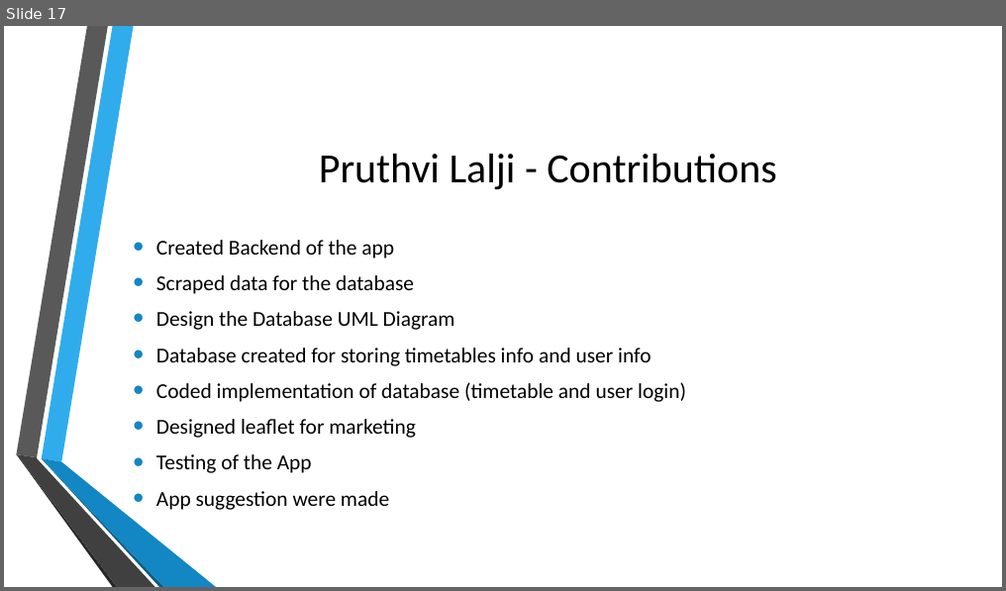
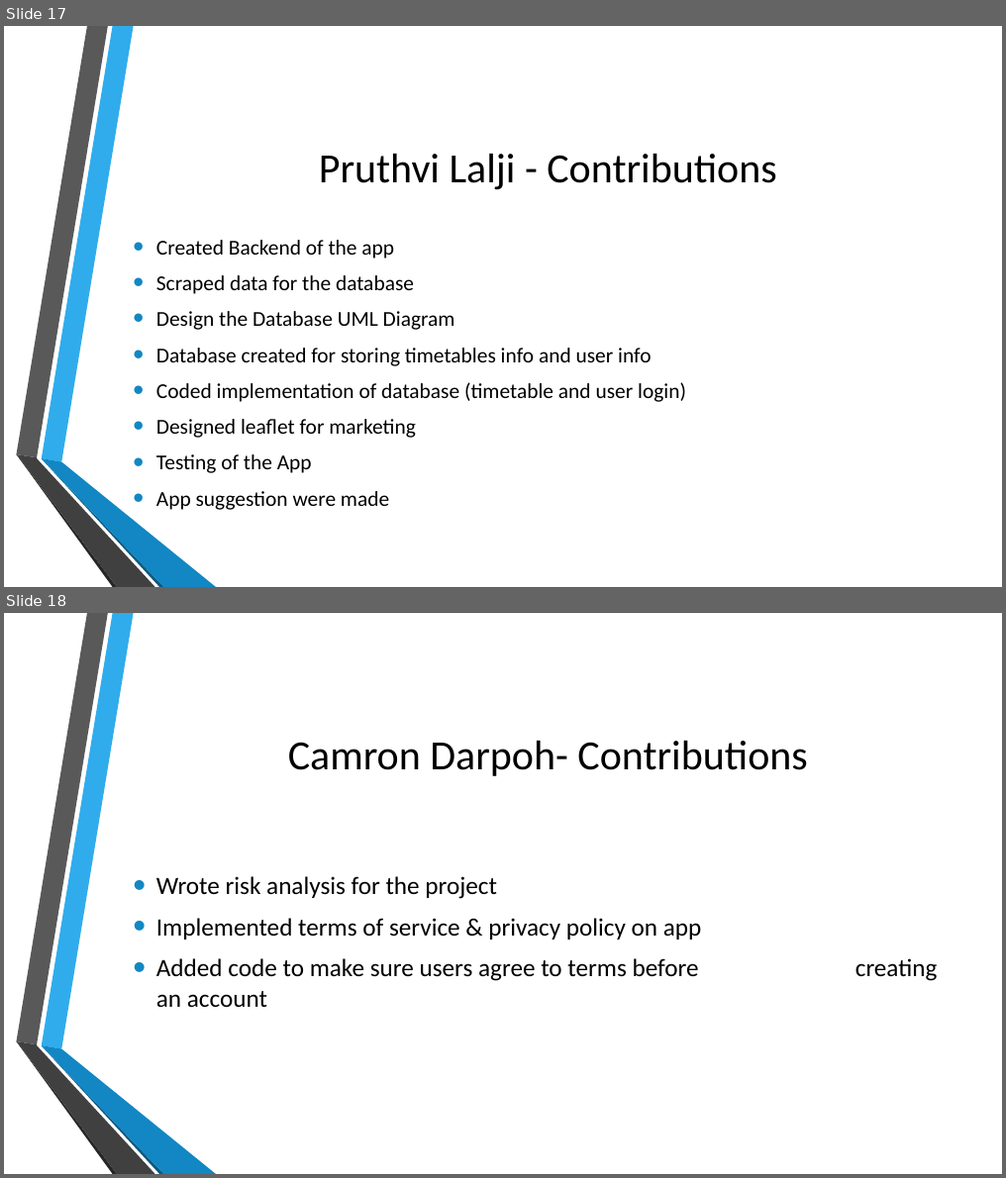
Before and after one commit to FrancoEvett/BETTer-App-Group27, a slide deck: Documentation/Group 27 BETTer Project.pptx. Shown one above the other, each under a label of ours: slide 17 before the commit, slides 17 and 18 after it. The pictures are 1006x591 and 1006x1178 pixels, drawn with LibreOffice and Linux fonts; fonts in the diff are those of the drawing; background and template pictures are left out. Boxes give left, top, right and bottom in pixels: in the first picture for what was removed or moved away, otherwise in the second. Text is boxed around its words. In the diff, an @@ line names an element or a change of style, - is before the commit and + after.

Commit message:
Add files via upload
Added my part

```diff
--- a/Documentation/Group 27 BETTer Project.pptx
+++ b/Documentation/Group 27 BETTer Project.pptx
@@ slide 18 added at <box>4,613,1002,1174</box>, background picture (left out); not listed: 6 template elements that a slide beside it also shows @@
@@ text added at <box>288,741,807,776</box>, 40 pt, text #000000 @@
+Camron Darpoh- Contributions
@@ text added at <box>156,876,702,1007</box>, 24 pt, text #000000 @@
+• Wrote risk analysis for the project
+• Implemented terms of service & privacy policy on app
+• Added code to make sure users agree to terms before creating an account
```
